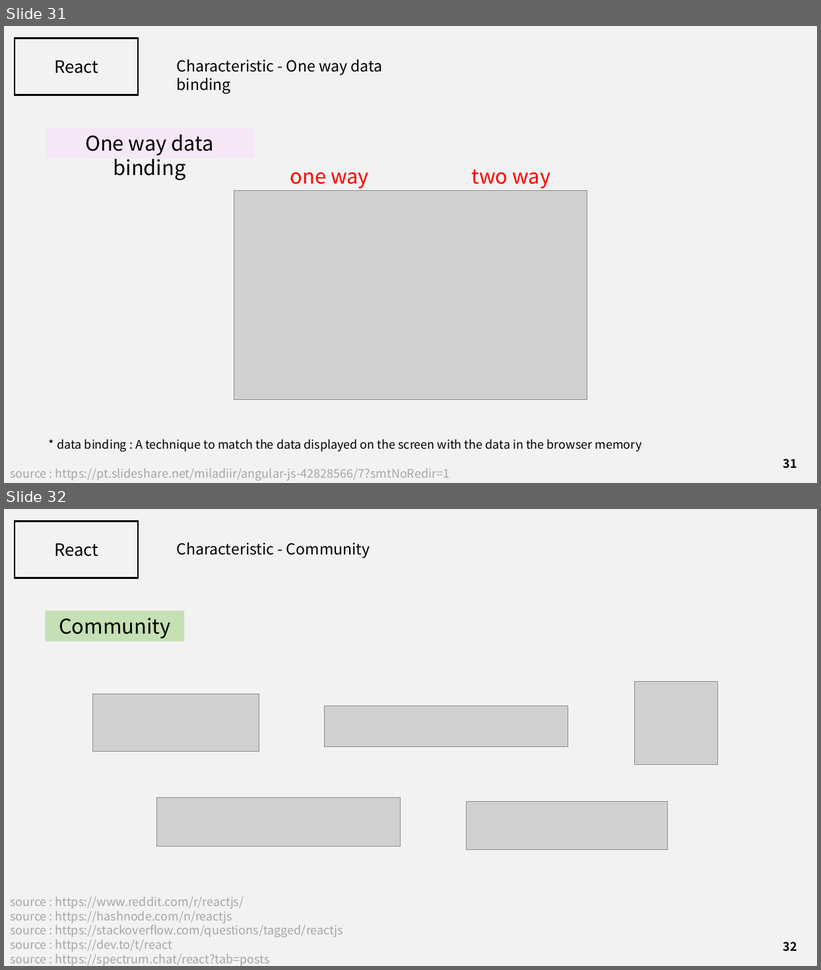
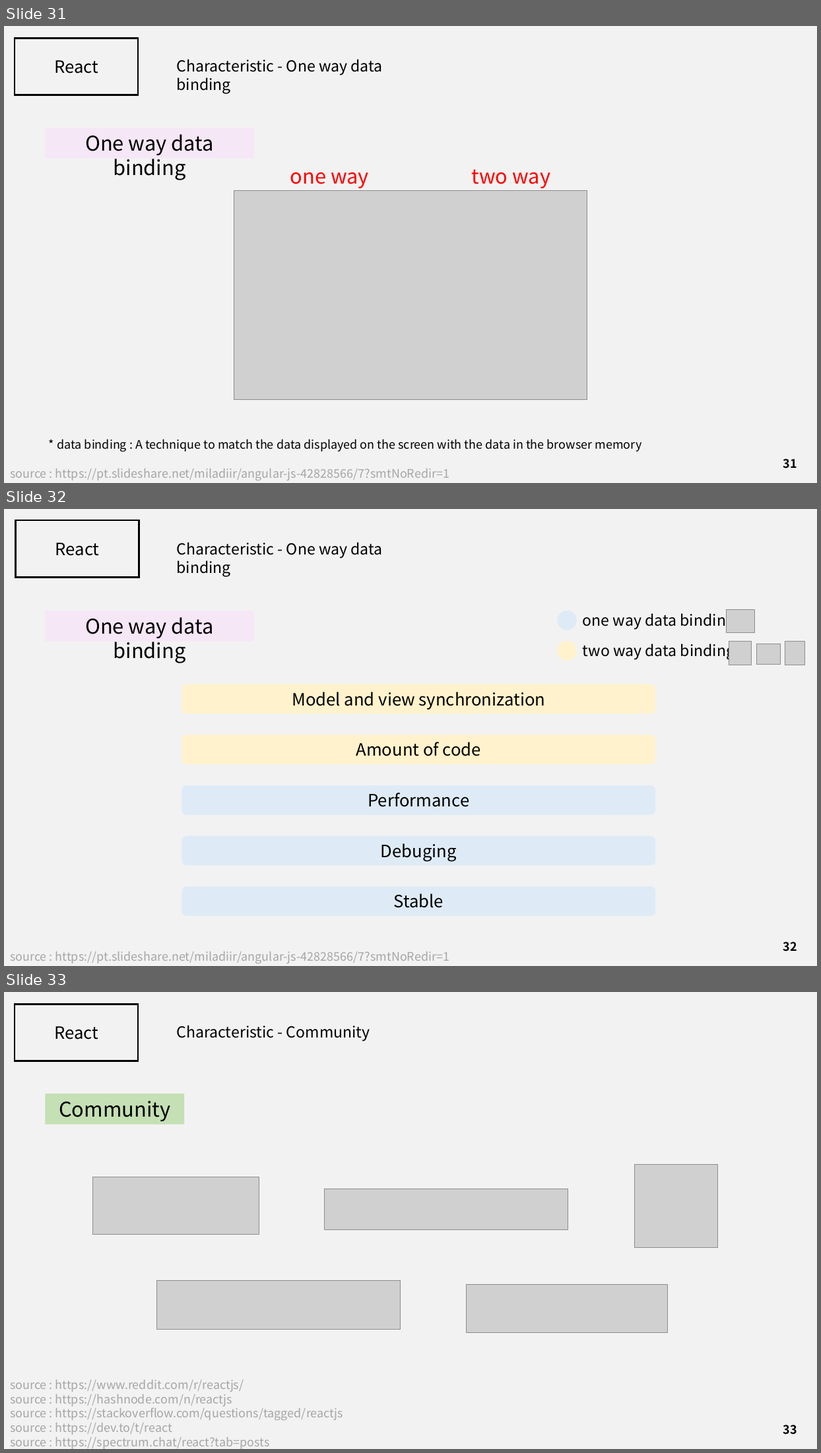
Before and after one commit to J3SUNG/Seminar, a slide deck: 210207_React.pptx. Shown one above the other, each under a label of ours: slides 31 and 32 before the commit, slides 31, 32 and 33 after it. The pictures are 821x970 and 821x1453 pixels, drawn with LibreOffice and Linux fonts; fonts in the diff are those of the drawing; grey boxes stand for pictures. Boxes give left, top, right and bottom in pixels: in the first picture for what was removed or moved away, otherwise in the second. Text is boxed around its words. In the diff, an @@ line names an element or a change of style, - is before the commit and + after.

```diff
--- a/210207_React.pptx
+++ b/210207_React.pptx
@@ slide 32 added at box(4, 509, 817, 966), background #F2F2F2 @@
@@ rectangle added at box(16, 521, 139, 578), outline #000000 2 pt @@
@@ text added at box(55, 543, 100, 556), 20 pt, text #000000 @@
+React
@@ text added at box(176, 542, 383, 576), 18 pt, text #000000 @@
+Characteristic - One way data binding
@@ rectangle added at box(46, 611, 254, 642), fill #F6E7F6, 24 pt, text #000000 @@
+One way data binding
@@ ellipse added at box(557, 611, 577, 630), fill #DEEBF7 @@
@@ text added at box(583, 611, 735, 630), 18 pt, text #000000 @@
+one way data binding
@@ picture added at box(727, 609, 755, 633) @@
@@ ellipse added at box(557, 642, 577, 661), fill #FFF2CC @@
@@ text added at box(583, 641, 735, 660), 18 pt, text #000000 @@
+two way data binding
@@ picture added at box(729, 642, 751, 665) @@
@@ picture added at box(757, 644, 781, 665) @@
@@ picture added at box(785, 642, 805, 665) @@
@@ rounded rectangle added at box(182, 685, 655, 714), fill #FFF2CC, 20 pt, text #000000 @@
+Model and view synchronization
@@ rounded rectangle added at box(182, 735, 655, 764), fill #FFF2CC, 20 pt, text #000000 @@
+Amount of code
@@ rounded rectangle added at box(182, 786, 655, 815), fill #DEEBF7, 20 pt, text #000000 @@
+Performance
@@ rounded rectangle added at box(182, 836, 655, 866), fill #DEEBF7, 20 pt, text #000000 @@
+Debuging
@@ rounded rectangle added at box(182, 887, 655, 916), fill #DEEBF7, 20 pt, text #000000 @@
+Stable
@@ page number added at box(783, 942, 797, 952), 14 pt, text #000000, bold @@
+32
@@ text added at box(10, 952, 450, 964), 14 pt, text #A6A6A6 @@
+source : https://pt.slideshare.net/miladiir/angular-js-42828566/7?smtNoRedir=1
@@ what was slide 32 is now slide 33 @@
@@ page number at box(783, 1425, 797, 1435): text changed @@
-32
+33
```
Also in this commit, not shown: 1 slide changed.
